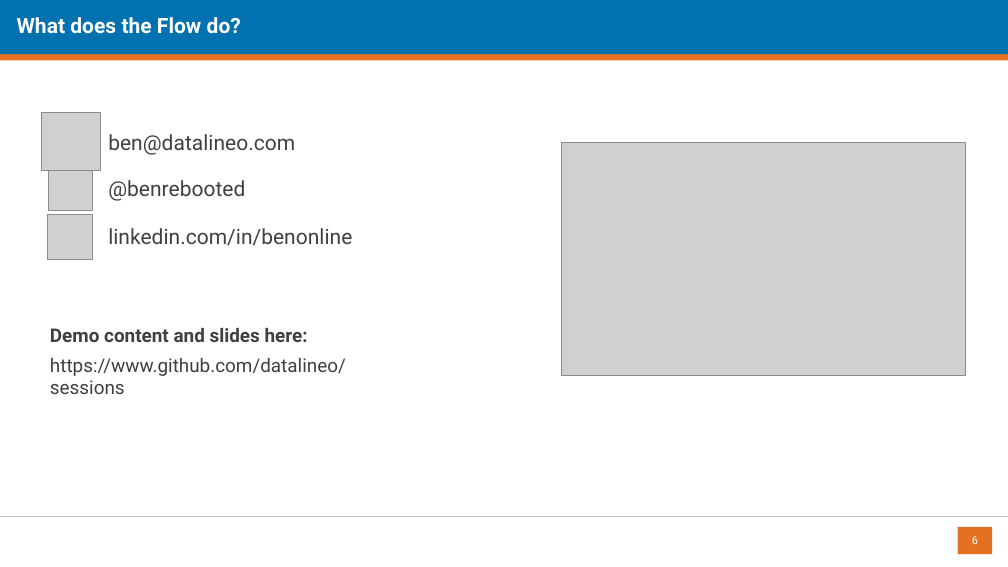
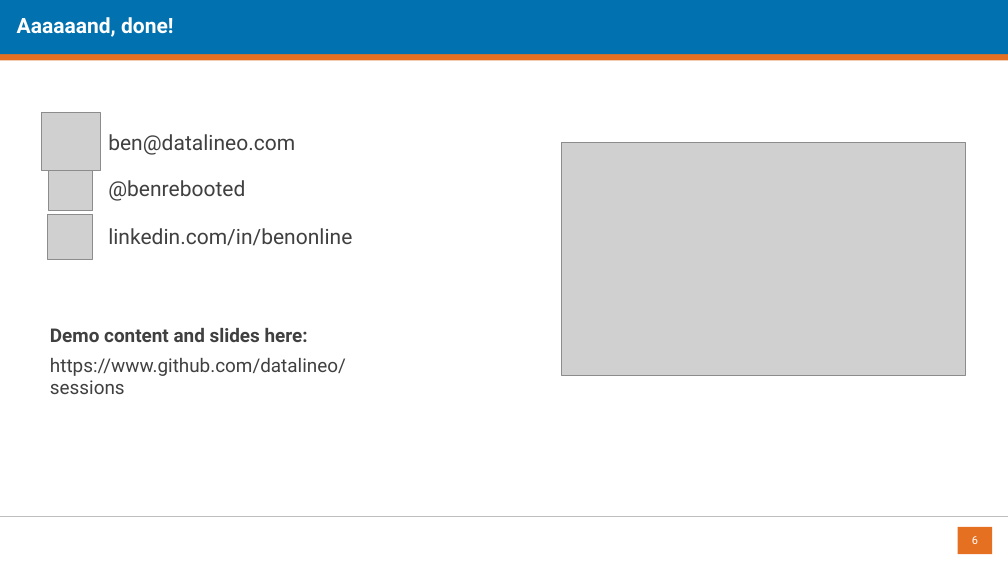
Before and after one commit to datalineo/sessions, a slide deck: slide 6 of Power Automate Image Analytics/Power Automate Image Analytics.pptx. Drawn at 1008x567 pixels with LibreOffice and Linux fonts; fonts in the diff are those of the drawing; grey boxes stand for pictures; background and template pictures are left out. Boxes give left, top, right and bottom in pixels: in the first picture for what was removed or moved away, otherwise in the second. Text is boxed around its words. In the diff, an @@ line names an element or a change of style, - is before the commit and + after.

```diff
--- a/Power Automate Image Analytics/Power Automate Image Analytics.pptx
+++ b/Power Automate Image Analytics/Power Automate Image Analytics.pptx
@@ title at bbox=[17, 17, 174, 37]: text changed @@
-What does the Flow do?
+Aaaaaand, done!
```
Also in this commit, not shown: 3 other slides changed, 1 other file.
